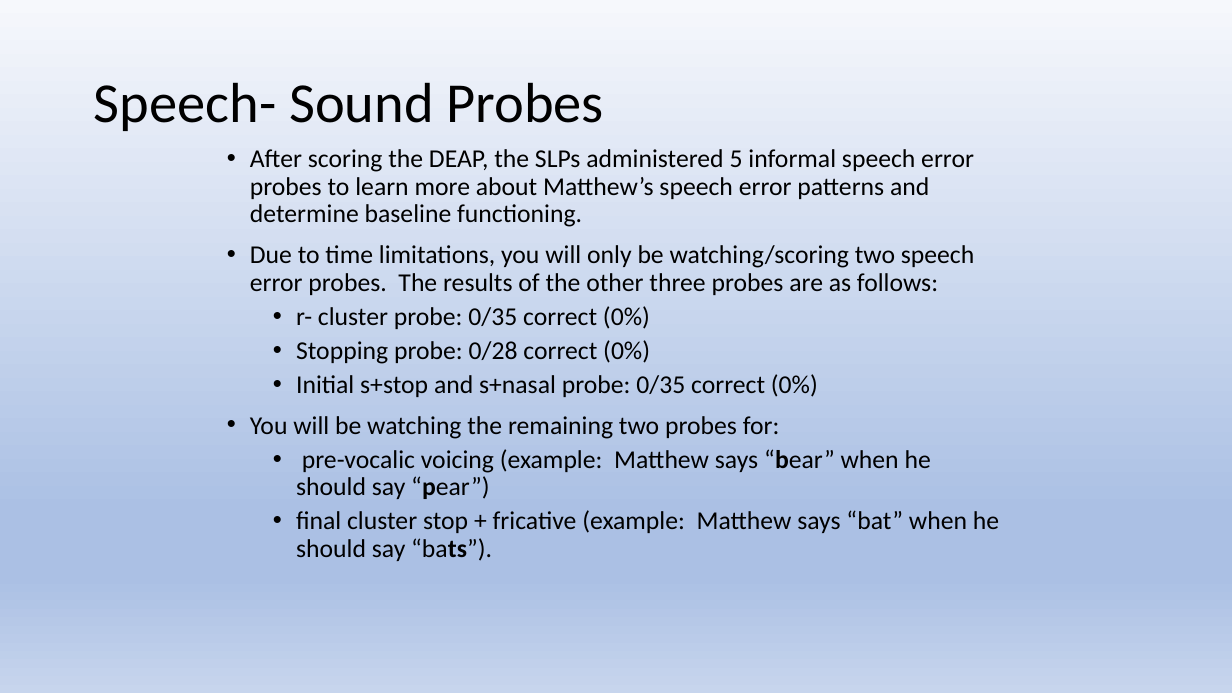
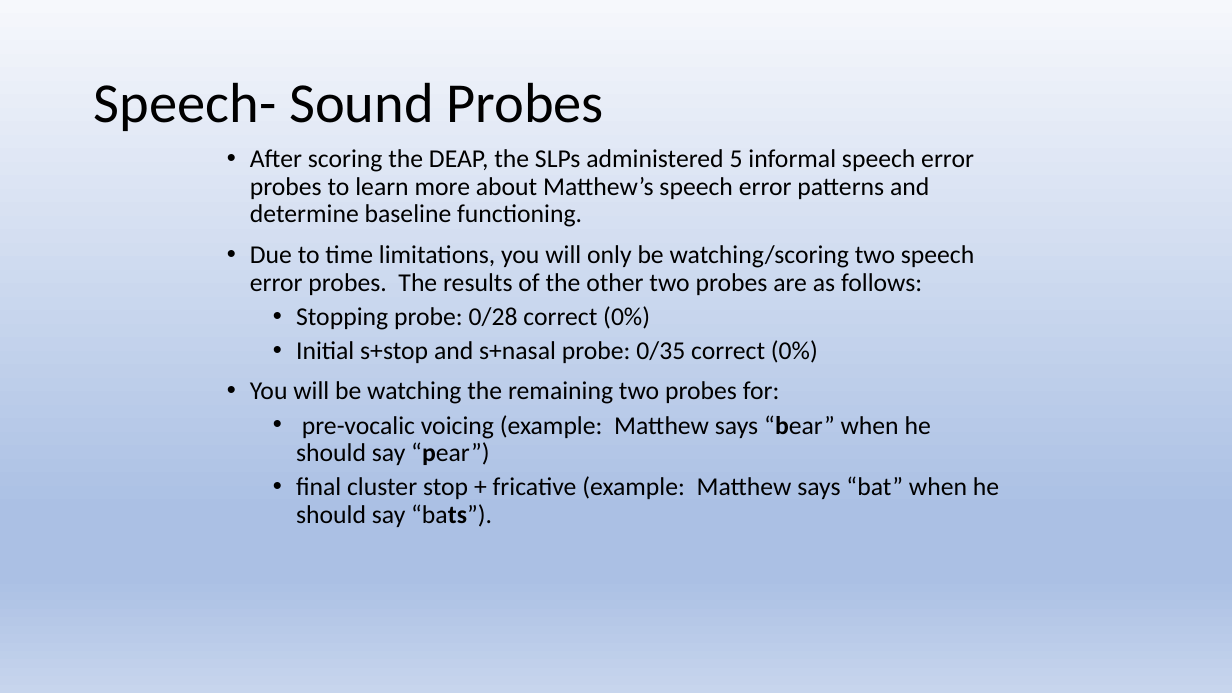
Before and after one commit to Jim-Wright90/cds431_sp22, a slide deck: slide 5 of slides/cds431_week3_1.pptx. Drawn at 1232x693 pixels with LibreOffice and Linux fonts; fonts in the diff are those of the drawing. Boxes give left, top, right and bottom in pixels: in the first picture for what was removed or moved away, otherwise in the second. Text is boxed around its words. In the diff, an @@ line names an element or a change of style, - is before the commit and + after.

```diff
--- a/slides/cds431_week3_1.pptx
+++ b/slides/cds431_week3_1.pptx
@@ text at <box>250,245,974,295</box>: text changed @@
-• Due to time limitations, you will only be watching/scoring two speech error probes. The results of the other three probes are as follows:
-  • r- cluster probe: 0/35 correct (0%)
+• Due to time limitations, you will only be watching/scoring two speech error probes. The results of the other two probes are as follows:
```
Also in this commit, not shown: 4 other slides changed, 1 slide added, 1 slide removed, 5 other files.
